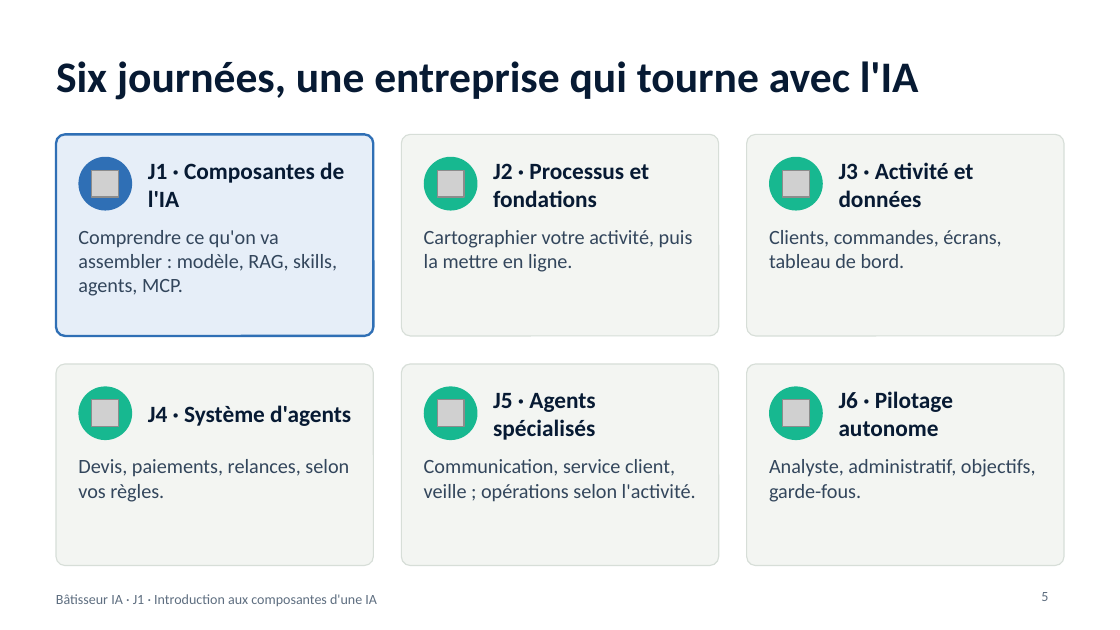
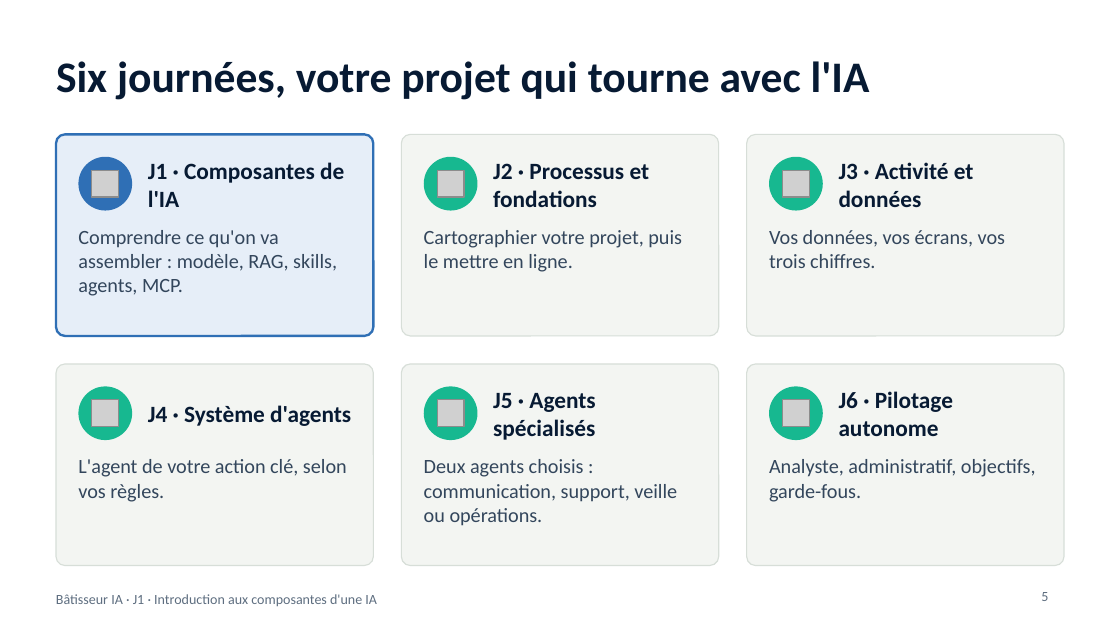
Before and after one commit to benyG/cisspbootcamp, a slide deck: slide 5 of content/library/files/Batisseur-IA-J1.pptx. Drawn at 1120x630 pixels with LibreOffice and Linux fonts; fonts in the diff are those of the drawing; grey boxes stand for pictures. Boxes give left, top, right and bottom in pixels: in the first picture for what was removed or moved away, otherwise in the second. Text is boxed around its words. In the diff, an @@ line names an element or a change of style, - is before the commit and + after.

```diff
--- a/content/library/files/Batisseur-IA-J1.pptx
+++ b/content/library/files/Batisseur-IA-J1.pptx
@@ title at [56, 61, 870, 100]: text changed @@
-Six journées, une entreprise qui tourne avec l'IA
+Six journées, votre projet qui tourne avec l'IA
@@ text at [424, 230, 682, 272]: text changed @@
-Cartographier votre activité, puis la mettre en ligne.
+Cartographier votre projet, puis le mettre en ligne.
@@ text at [769, 230, 1005, 268]: text changed @@
-Clients, commandes, écrans, tableau de bord.
+Vos données, vos écrans, vos trois chiffres.
@@ text at [78, 459, 347, 502]: text changed @@
-Devis, paiements, relances, selon vos règles.
+L'agent de votre action clé, selon vos règles.
@@ text at [424, 459, 677, 526]: text changed @@
-Communication, service client, veille ; opérations selon l'activité.
+Deux agents choisis : communication, support, veille ou opérations.
```
Also in this commit, not shown: 12 other slides changed, 1 slide added, 6 other files.
